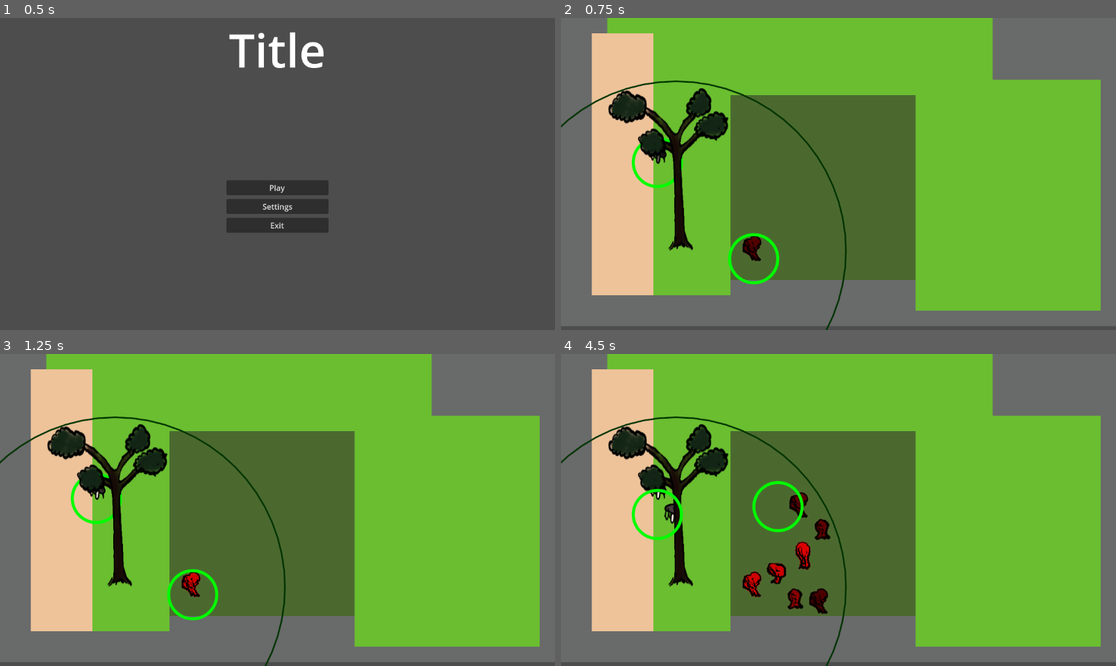
Above: before the commit, frames 1-4 (two rows, left to right).
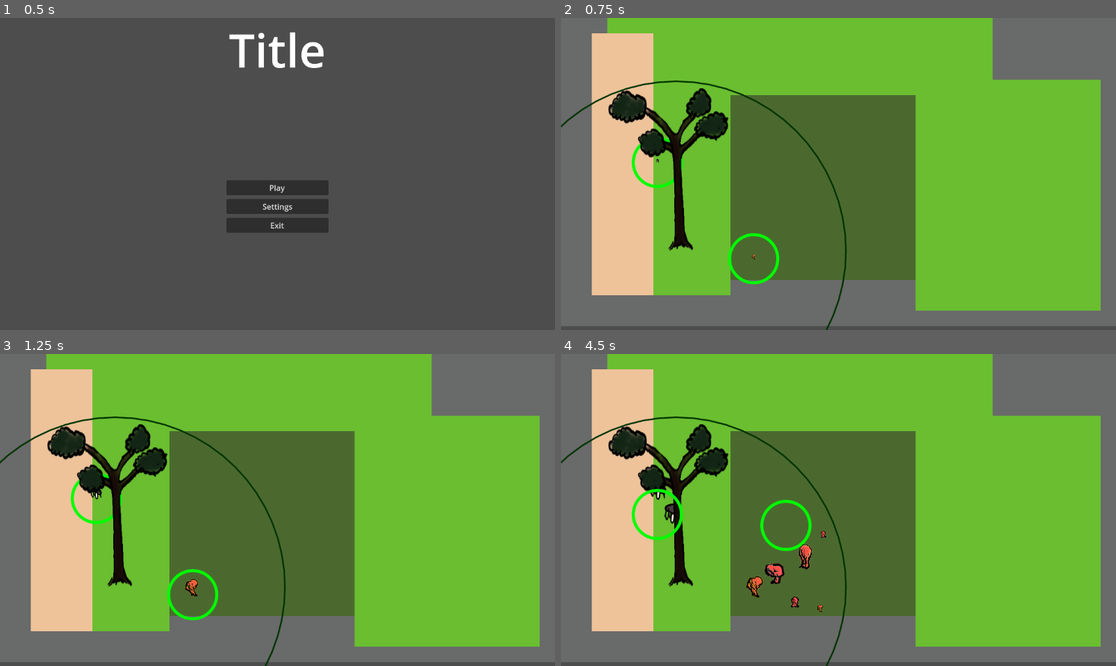
Above: after the commit, the same moments.

Repository: carcinizer/slavic-2025
Game: Godot game, scene res://scenes/main_menu.tscn
Same seed, same stepped clock (60 frames per second), same inputs: the game is played once before the commit and once after it.
Inputs:
- Up to frame 1 (0.5 s): no input
- Up to frame 2 (0.75 s): click "Play" at 0.5 s
- Up to frame 3 (1.25 s): no input
- Up to frame 4 (4.5 s): tap Enter at 1.25 s; hold Right (right1) 1.28-2.03 s; tap S (down2) at 1.35, 4.35 s; hold Down (down1) 2.03-2.78 s; tap A (left2) at 2.1 s; hold Right (right1) 2.78-3.53 s; tap D (right2) at 2.85 s; hold Up (up1) 3.53-4.28 s; tap W (up2) at 3.6 s; hold Left (left1) from 4.28 s (still down)

Frame 1 is identical in both runs. In frame 2, 0.3% of the frame differs, in the area x 16-37%, y 41-78%; in frame 3, 0.2%; in frame 4, 1.8%, in the area x 16-49%, y 40-84%.

Commit message:
Add better mushroom animations

Diff:
--- a/src/mushroom.gd
+++ b/src/mushroom.gd
@@ -12,6 +12,11 @@
 const neighbor_range := 70.0
 const sprite_variants_number := 4
 
+var target_rotation = 0
+const rotation_threshold = 0.01
+
+@onready var prev_hp = hp
+
 # TODO VERY TEMP
 const colors = [
 	Color.WHITE,
@@ -22,6 +27,7 @@
 
 func _ready() -> void:
 	z_index = -1
+	scale = Vector2.ZERO
 	GLOB.all_mushrooms.push_back(self)
 	var sprite_variant := randi_range(0,sprite_variants_number-1)
 	sprite_variant += sprite_variants_number * player_id
@@ -34,7 +40,13 @@
 	# if hp <= 0:
 	# 	queue_free()
 	var c = colors[player_id]
-	modulate = c.darkened(1.0 - hp/max_hp)
+	var scale_scalar = hp/max_hp
+	scale = lerp(scale, Vector2(scale_scalar, scale_scalar), 0.1)
+	if abs(rotation - target_rotation) < rotation_threshold:
+		target_rotation = randfn(0, 0.2) * (hp/max_hp) # ca. 11 deg std deviation
+
+	rotation = lerp(rotation, target_rotation, abs(prev_hp-hp) * 0.1)
+	prev_hp = hp
 
 func _exit_tree() -> void:
 	GLOB.all_mushrooms.erase(self)
Not shown: 1 places in scenes/map.tscn that only renumber resources
